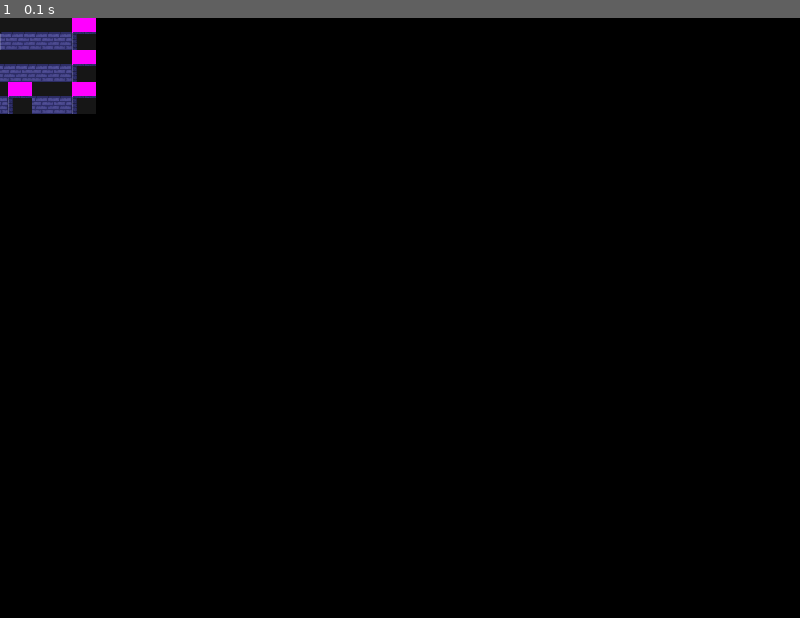
Above: before the commit, frame 1.
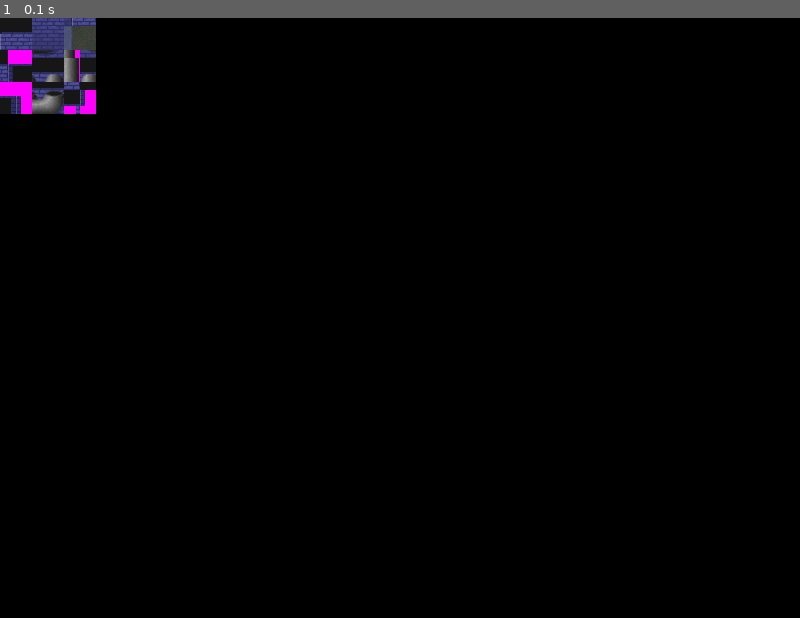
Above: after the commit, the same moment.

Repository: rongcuid/Pygame-RPG-Engine
Game: pygame game, started from Game.py
Same seed, same stepped clock (60 frames per second), same inputs: the game is played once before the commit and once after it.
Inputs:
- Up to frame 1 (0.1 s): no input

The runs differ from the first frame. In frame 1, 1.2% of the frame differs, in the area x 0-12%, y 0-16%.

Commit message:
Multi tileset tested on one layer

Diff:
--- a/Map.py
+++ b/Map.py
@@ -26,14 +26,13 @@
         self.state = Map.STATE_PREPARING
 
         tileLayersData,tilesetsData = self.Read('data/test1-3x3.json')
-        self.layers = []
         #self.tilesets = ['data/test1_tileset.png']
-        self.tileLists = self.LoadTileList(tilesetsData)
+        self.tileList = self.LoadTileList(tilesetsData)
 
         #self.tileMap = [] # Stores Row list
         # TODO: BuildLayers()
         self.layers = []
-        self.layers.append(self.Build([1,2,3,2,2,2,3,3,3],3)) # Test map
+        self.layers.append(self.Build([1, 3, 5, 8, 72, 66, 15, 71, 17],3)) # Test map
 
         self.state = Map.STATE_BUILT
         evManager.Post(Events.MapBuiltEvent(self.layers))
@@ -69,7 +68,7 @@
             for tile_column in range (0,columns):
                 #TODO: Multitileset support
                 tileMap[tile_row].append(
-                        self.tileLists[0][
+                        self.tileList[
                             tileMapData[tile_row * columns + tile_column] - 1])
         Debug("Tile map initialized")
         return tileMap
@@ -86,7 +85,8 @@
         '''
         Loads tile list from tileset
         '''
-        tileLists = []
+        # TODO: One list with offset
+        tileList = {}
         for tilesetData in tilesets:
             try:
                 tilesetImg = pygame.image.load('data/'+tilesetData['image'])
@@ -96,7 +96,7 @@
                 sys.exit()
             Debug("Tileset is successfully loaded")
             tilesetWidth,tilesetHeight = tilesetImg.get_size()
-            tileList = []
+            count = tilesetData['firstgid'] - 1
             for tile_y in range(0,
                     int(tilesetHeight/GameConstants.TILESET_TILESIZE)):
                 for tile_x in range(0,
@@ -104,10 +104,10 @@
                     rect = (tile_x * GameConstants.TILESET_TILESIZE,
                             tile_y * GameConstants.TILESET_TILESIZE,
                             GameConstants.TILESIZE,GameConstants.TILESIZE)
-                    tileList.append(tilesetImg.subsurface(rect))
-            tileLists.append(tileList)
+                    tileList[count] = tilesetImg.subsurface(rect)
+                    count += 1
             Debug("Tileset list is successfully created")
-        return tileLists
+        return tileList
 
     #-----------------------
     def Notify(self,event):
